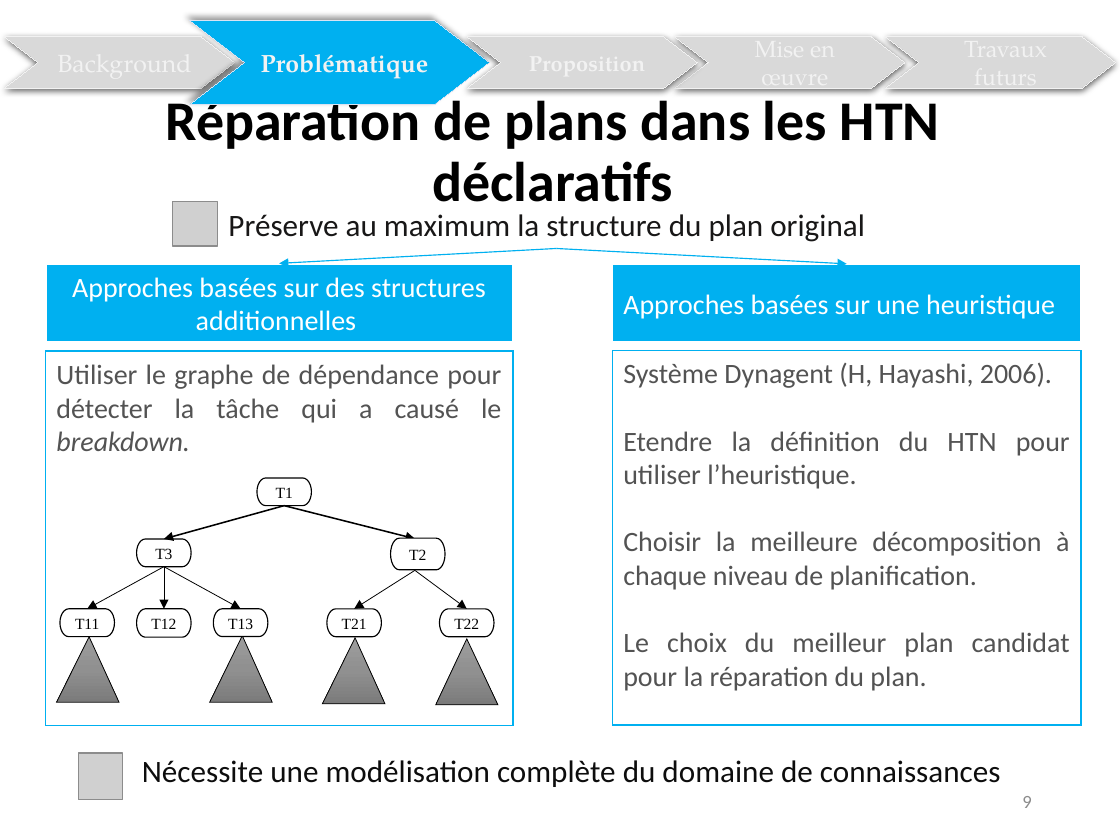
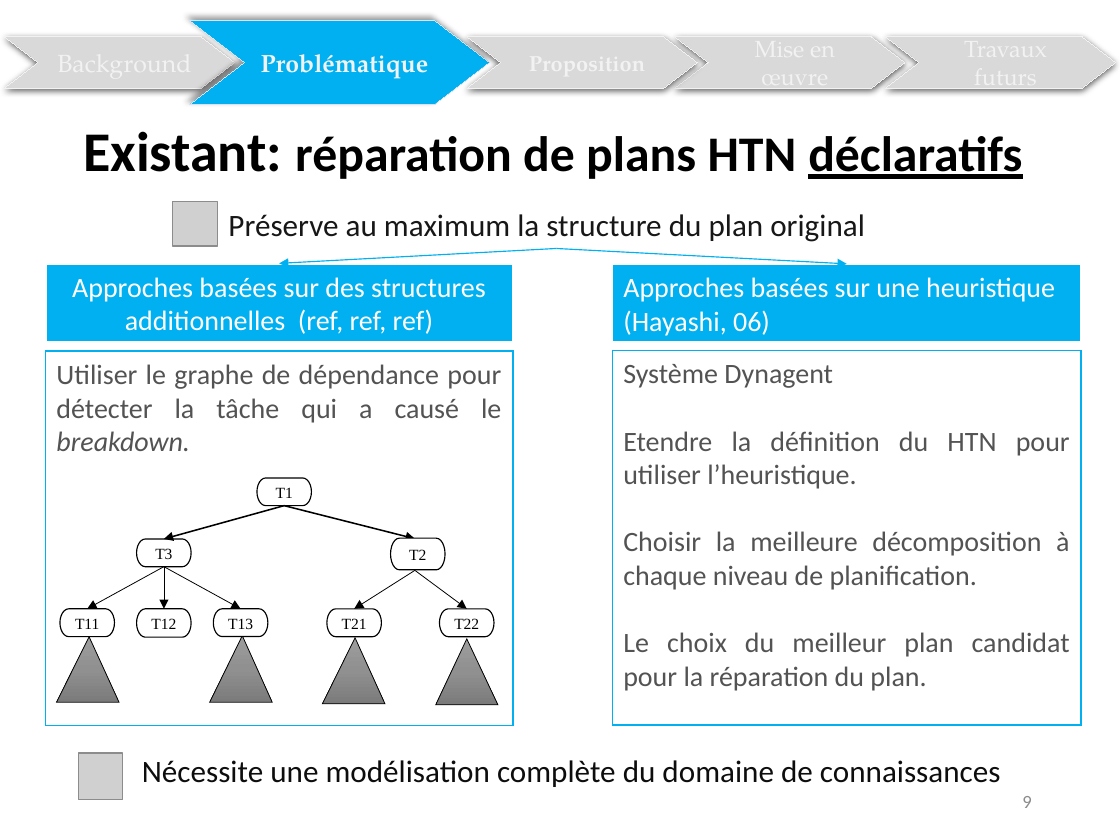
Before and after one commit to Olydia/Discolog, a slide deck: slide 19 of discolog/Rapport/Presentation_dauphine.pptx. Drawn at 1120x840 pixels with LibreOffice and Linux fonts; fonts in the diff are those of the drawing; grey boxes stand for pictures. Boxes give left, top, right and bottom in pixels: in the first picture for what was removed or moved away, otherwise in the second. Text is boxed around its words. In the diff, an @@ line names an element or a change of style, - is before the commit and + after.

```diff
--- a/discolog/Rapport/Presentation_dauphine.pptx
+++ b/discolog/Rapport/Presentation_dauphine.pptx
@@ title at [83,131,1022,179]: text changed; size 36 to 32 pt @@
-Réparation de plans dans les HTN déclaratifs
+Existant: réparation de plans HTN déclaratifs
@@ text in rectangle at [72,277,486,334]: text changed @@
-Approches basées sur des structures additionnelles
+Approches basées sur des structures additionnelles (ref, ref, ref)
@@ text in rectangle at [623,310,770,336]: paragraph added @@
+(Hayashi, 06)
@@ text in rectangle at [623,364,833,388]: text changed @@
-Système Dynagent (H, Hayashi, 2006).
+Système Dynagent
```
Also in this commit, not shown: 25 other slides changed, 2 slides added, 7 other files.
